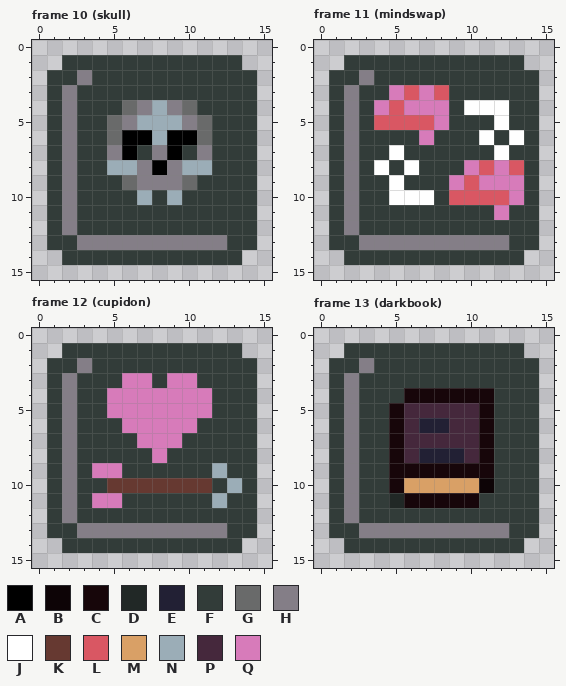
Pixel-art file: source_data/aseprite/icons.aseprite. That is the earlier state.
16x16 pixels, 13 frames. Shown: frame 10 (skull), frame 11 (mindswap), frame 12 (cupidon), frame 13 (darkbook). The commit also changed other frames, which this record leaves out.
Visible layers, top first: "Layer 1", "background".
Palette (. is transparent): A #000000  B #0d0406  C #17060a  D #212826  E #222034  F #323c39  G #696a6a  H #847e87  J #ffffff  K #663931  L #d95763  M #d9a066  N #9badb7  P #45283c  Q #d77bba
Pixels before, frame 10 (skull), first column x 1:
 1 .FFFFFFFFFFFF.
 2 FFHFFFFFFFFFFF
 3 FHFFFFFFFFFFFF
 4 FHFFFGHNHGFFFF
 5 FHFFGHNNNHGFFF
 6 FHFFGAANAAGFFF
 7 FHFFHAFHAFHFFF
 8 FHFFNNHAHNNFFF
 9 FHFFFGHHHGFFFF
10 FHFFFFNFNFFFFF
11 FHFFFFFFFFFFFF
12 FHFFFFFFFFFFFF
13 FFHHHHHHHHHHFF
14 .FFFFFFFFFFFF.
Pixels before, frame 11 (mindswap), first column x 1:
 1 .FFFFFFFFFFFF.
 2 FFHFFFFFFFFFFF
 3 FHFFQLQLFFFFFF
 4 FHFQLQQQFJJJFF
 5 FHFLLLLQFFFJFF
 6 FHFFFFQFFFJFJF
 7 FHFFJFFFFFFJFF
 8 FHFJFJFFFQLQLF
 9 FHFFJFFFQLQQQF
10 FHFFJJJFLLLLQF
11 FHFFFFFFFFFQFF
12 FHFFFFFFFFFFFF
13 FFHHHHHHHHHHFF
14 .FFFFFFFFFFFF.
Pixels before, frame 12 (cupidon), first column x 1:
 1 .FFFFFFFFFFFF.
 2 FFHFFFFFFFFFFF
 3 FHFFFQQFQQFFFF
 4 FHFFQQQQQQQFFF
 5 FHFFQQQQQQQFFF
 6 FHFFFQQQQQFFFF
 7 FHFFFFQQQFFFFF
 8 FHFFFFFQFFFFFF
 9 FHFQQFFFFFFNFF
10 FHFFKKKKKKKFNF
11 FHFQQFFFFFFNFF
12 FHFFFFFFFFFFFF
13 FFHHHHHHHHHHFF
14 .FFFFFFFFFFFF.
Pixels before, frame 13 (darkbook), first column x 1:
 1 .FFFFFFFFFFFF.
 2 FFHFFFFFFFFFFF
 3 FHFFFFFFFFFFFF
 4 FHFFFCCCCCCFFF
 5 FHFFCPPPPPCFFF
 6 FHFFCPEEPPCFFF
 7 FHFFCPPPPPCFFF
 8 FHFFCPEEEPCFFF
 9 FHFFCCCCCCCFFF
10 FHFFCMMMMMBFFF
11 FHFFDCCCCCFFFF
12 FHFFFFFFFFFFFF
13 FFHHHHHHHHHHFF
14 .FFFFFFFFFFFF.
And afterwards:
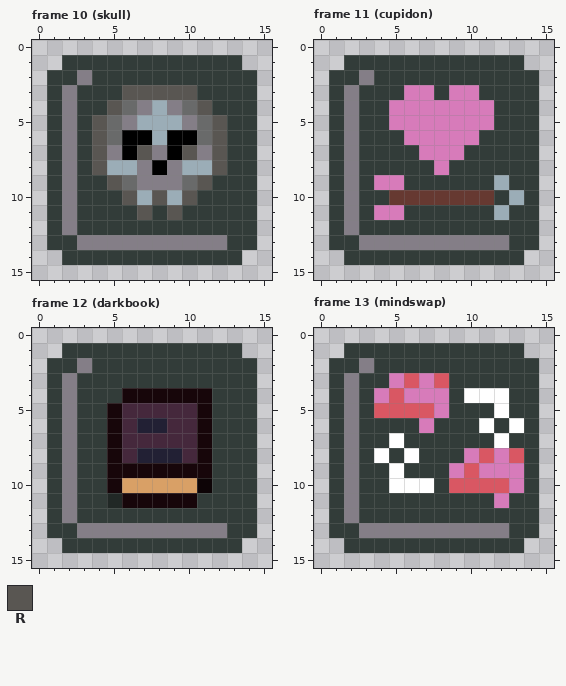
Colours new in this view: R #595652
The author wrote: add mindswap spell
What changed:
Changed rows in their new state; - is an unchanged pixel.
Frame 10 (skull), layer "Layer 1":
first column x 4:
 3 --RRRRR--
 4 -R-----R-
 5 R-------R
 6 R-------R
 7 R--R--R-R
 8 R-------R
 9 -R-----R-
10 --R-R-R--
11 ---R-R---
Frame 11 (cupidon), layer "Layer 1":
first column x 4:
 3 -FQ-FQQ---
 4 FQ---QQQF-
 5 FQQQ-QQQF-
 6 --Q-QQQF-F
 7 -F-QQQ--F-
 8 F-F-Q-FFFF
 9 QQ---FFFNF
10 -KKKKKKKFN
11 QQ------N-
Frame 12 (darkbook), layer "Layer 1":
first column x 4:
 3 --FF-FF---
 4 -FCCCCCC--
 5 -CPPPPPC--
 6 -CPEEPPC--
 7 -CPPPPPC--
 8 -CPEEEPC--
 9 FCCCCCCCF-
10 -CMMMMMB-F
11 FDCCCCC-F-
Frame 13 (mindswap), layer "Layer 1":
first column x 4:
 3 -QLQL-----
 4 QLQQQFJJJ-
 5 LLLLQFFFJ-
 6 -FFQFFFJ-J
 7 -JFFFFFFJ-
 8 JFJFFFQLQL
 9 -JFFFQLQQQ
10 -JJJFLLLLQ
11 -FFFFFF-Q-
Boxes around the changes in both pictures, in picture pixels (x1, y1, x2, y2):
changed: (92, 85, 227, 220)
changed: (374, 85, 524, 220)
changed: (92, 373, 242, 508)
changed: (374, 373, 524, 508)
